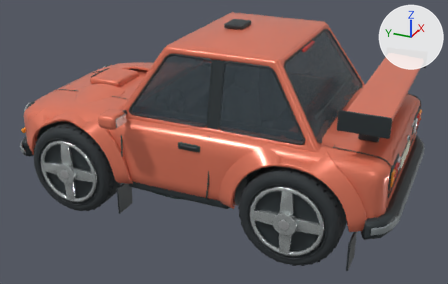
Renders of the FBX model unity/Assets/Resources/Cars/rally_lod1.fbx from each side of a commit.
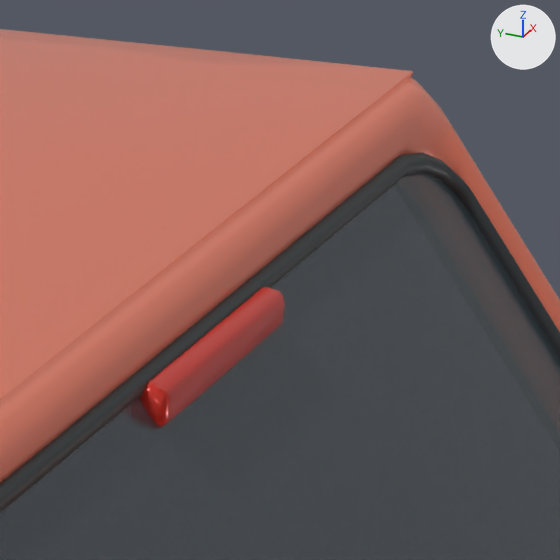
The first picture shows the older version from a 50 mm lens placed at (-4.99, -2.28, 2.99), pointed at (-0.1, -0.08, 0.55). The close-ups show the older and then the newer version on the part from 65% to 76% of the width and 5% to 22% of the height of that picture. Only the edits that show in the close-ups are written down. Every picture has the same lights, and +X, +Y and +Z are marked at upper right. Where no turn or scale is listed for an object, it has been applied to the vertices. Vertices at exactly the same position are counted once.

The first close-up shows 'Body'.
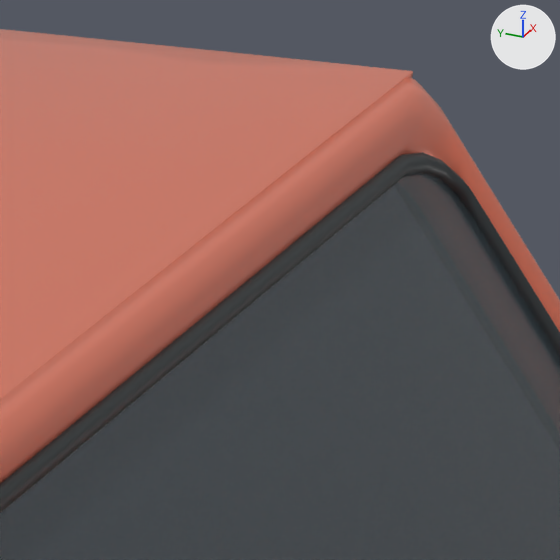
Where the newer file only moved an object's origin or applied its transform, the numbers keep the older frame.

Diff of the bpy script that builds the scene:
```diff
--- a/unity/Assets/Resources/Cars/rally_lod1.fbx.py
+++ b/unity/Assets/Resources/Cars/rally_lod1.fbx.py
@@ me_continuous_formed_body_shell_002 @@
 # used by ob_body; location = (0.0, 0.0, 0.0)
-me_continuous_formed_body_shell_002.from_pydata(...)  # 12316 vertices, 23392 faces; spans x -1.18..1.18, y -1.82..1.89, z 0.09..1.68
+me_continuous_formed_body_shell_002.from_pydata(...)  # 12269 vertices, 23302 faces; spans x -1.18..1.18, y -1.82..1.89, z 0.09..1.68
+# me_continuous_formed_body_shell_002 part 1: the loose piece of 40 vertices spanning x -0.15..0.15, y -0.83..-0.81, z 1.52..1.56 is deleted
+# other edits to the shape of me_continuous_formed_body_shell_002 do not show in these pictures
 me_continuous_formed_body_shell_002.materials.append(mat_bodypaint)
```

Where the change shows, as pixel boxes (x1, y1, x2, y2) in the close-ups (560 x 560 px):
part 1 of me_continuous_formed_body_shell_002, deleted: before (140, 287, 285, 427)
